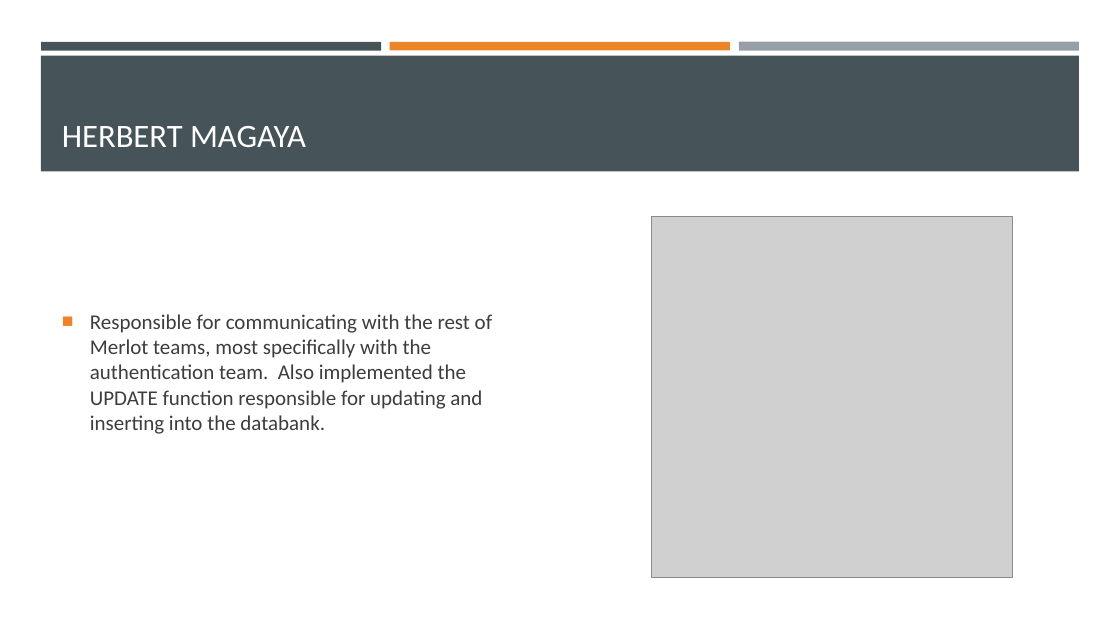
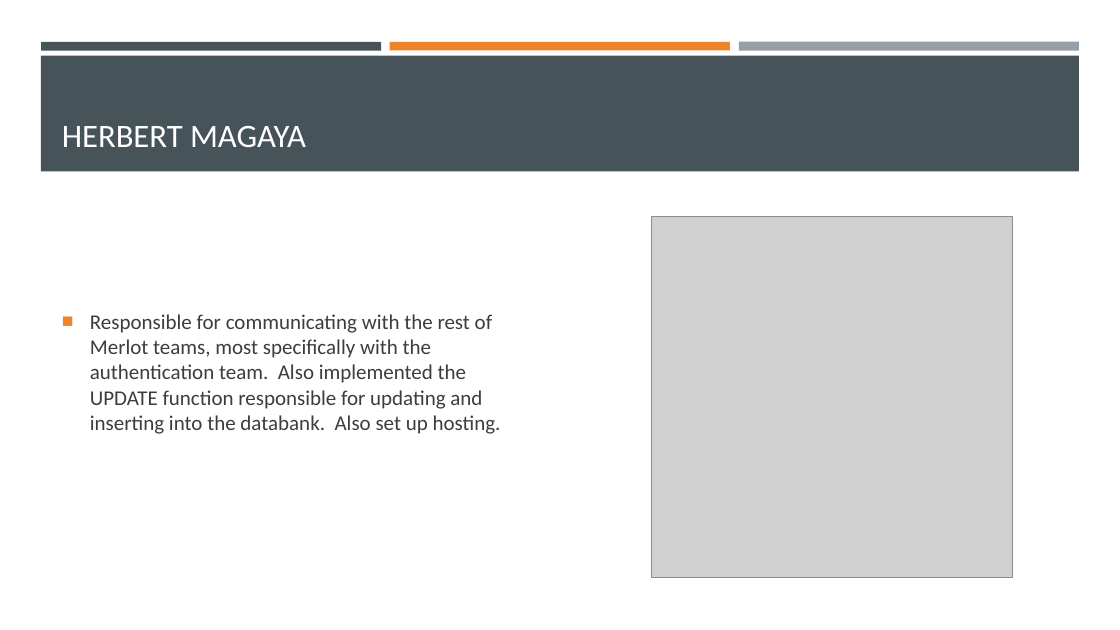
Before and after one commit to u17079544/Merlot-Facial-Recognition, a slide deck: slide 4 of Demo Presentation.pptx. Drawn at 1120x630 pixels with LibreOffice and Linux fonts; fonts in the diff are those of the drawing; grey boxes stand for pictures. Boxes give left, top, right and bottom in pixels: in the first picture for what was removed or moved away, otherwise in the second. Text is boxed around its words. In the diff, an @@ line names an element or a change of style, - is before the commit and + after.

```diff
--- a/Demo Presentation.pptx
+++ b/Demo Presentation.pptx
@@ text at (90, 314, 501, 434): text changed @@
-■ Responsible for communicating with the rest of Merlot teams, most specifically with the authentication team. Also implemented the UPDATE function responsible for updating and inserting into the databank.
+■ Responsible for communicating with the rest of Merlot teams, most specifically with the authentication team. Also implemented the UPDATE function responsible for updating and inserting into the databank. Also set up hosting.
```
Also in this commit, not shown: 2 other slides changed, 2 slides added.
